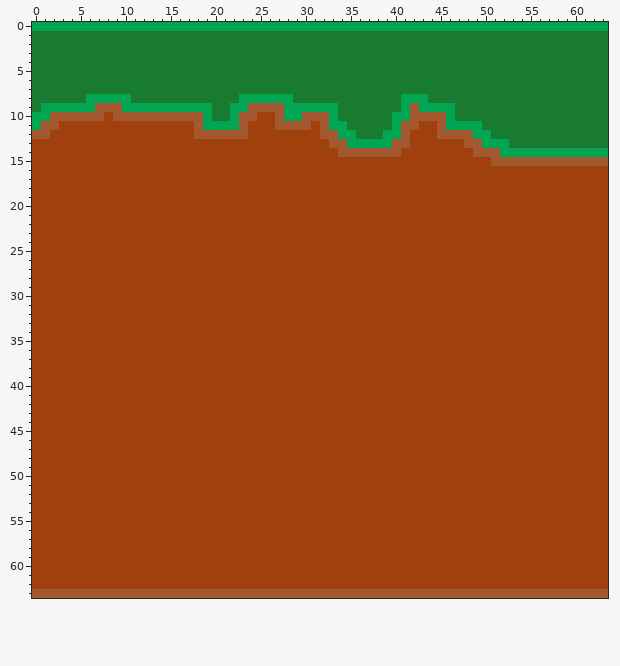
A pixel-art sprite gets an edit: Colab4.0/sprites/spr_wall/be3b7d45-2d30-4e41-870a-26429e8ee270.png. This is how it looked before the edit.
The file is 64x64 pixels.
And afterwards:
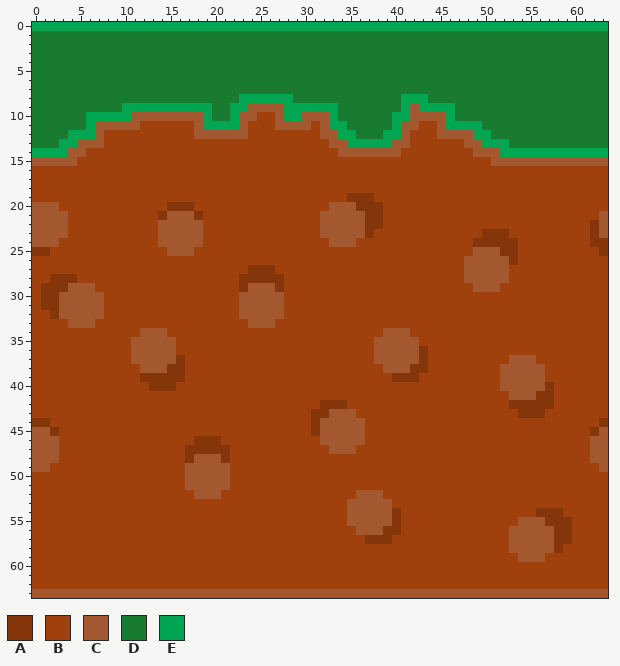
Palette (. is transparent): A #84350a  B #a0410d  C #a35830  D #197b30  E #00a651
Diff:
Colour B becomes colour A in row 19 at x 35 to 37; in row 20 at x 15 to 17 and 36 to 38; in row 21 at x 14, 18 and 37 to 38; in row 22 at x 37 to 38 and 62; in row 23 at x 37, 50 to 52 and 62; in row 24 at x 49 to 53 and 62 to 63.
Colour B becomes colour A in row 25 at x 0 to 1, 52 to 53 and 63; in row 26 at x 53; in row 27 at x 24 to 26; in row 28 at x 2 to 4 and 23 to 27; in row 29 at x 1 to 3, 23 and 27; in rows 30 to 31 at x 1 to 2.
Colour B becomes colour A in row 32 at x 2; in row 36 at x 43; in row 37 at x 16 and 43; in row 38 at x 15 to 16 and 42 to 43; in row 39 at x 12 to 16 and 40 to 42; in row 40 at x 13 to 15 and 57.
Colour B becomes colour A in row 41 at x 56 to 57; in row 42 at x 32 to 34 and 53 to 57; in row 43 at x 31 to 32 and 54 to 56; in row 44 at x 0 to 1, 31 and 63; in row 45 at x 2, 31 and 62; in row 46 at x 18 to 20.
Colour B becomes colour A in row 47 at x 17 to 21; in row 48 at x 17 and 21; in row 54 at x 40 and 56 to 58; in row 55 at x 40 and 57 to 59; in row 56 at x 39 to 40 and 58 to 59; in row 57 at x 37 to 39 and 58 to 59.
Colour B becomes colour A in row 58 at x 58.
Colour B becomes colour C in row 11 at x 7 to 11; in row 12 at x 7; in row 13 at x 5 to 7; in row 14 at x 4 to 5; in row 15 at x 0 to 4; in row 20 at x 0 to 2 and 33 to 35.
Colour B becomes colour C in row 21 at x 0 to 3, 15 to 17, 32 to 36 and 63; in rows 22 to 23 at x 0 to 3, 14 to 18, 32 to 36 and 63; in row 24 at x 0 to 2, 14 to 18 and 33 to 35; in row 25 at x 15 to 17 and 49 to 51; in rows 26 to 28 at x 48 to 52; in row 29 at x 4 to 6, 24 to 26 and 49 to 51.
Colour B becomes colour C in rows 30 to 32 at x 3 to 7 and 23 to 27; in row 33 at x 4 to 6 and 24 to 26; in row 34 at x 12 to 14 and 39 to 41; in rows 35 to 36 at x 11 to 15 and 38 to 42; in row 37 at x 11 to 15, 38 to 42 and 53 to 55; in row 38 at x 12 to 14, 39 to 41 and 52 to 56.
Colour B becomes colour C in rows 39 to 40 at x 52 to 56; in row 41 at x 53 to 55; in row 43 at x 33 to 35; in row 44 at x 32 to 36; in row 45 at x 0 to 1, 32 to 36 and 63; in row 46 at x 0 to 2, 32 to 36 and 62 to 63.
Colour B becomes colour C in row 47 at x 0 to 2, 33 to 35 and 62 to 63; in row 48 at x 0 to 2, 18 to 20 and 62 to 63; in row 49 at x 0 to 1, 17 to 21 and 63; in rows 50 to 51 at x 17 to 21; in row 52 at x 18 to 20 and 36 to 38; in rows 53 to 54 at x 35 to 39.
Colour B becomes colour C in row 55 at x 35 to 39 and 54 to 56; in row 56 at x 36 to 38 and 53 to 57; in rows 57 to 58 at x 53 to 57; in row 59 at x 54 to 56.
Colour B becomes colour D in row 11 at x 3 to 5; in row 12 at x 2 to 3; in row 13 at x 0 to 2.
Colour C becomes colour D in row 9 at x 7 to 9; in row 10 at x 2 to 5; in row 11 at x 1 to 2; in row 12 at x 0 to 1.
Colour E becomes colour D in row 8 at x 6 to 10; in row 9 at x 1 to 6; in row 10 at x 0 to 1; in row 11 at x 0.
Colour B becomes colour E in row 10 at x 8; in row 11 at x 6; in row 12 at x 4 to 6; in row 13 at x 3 to 4; in row 14 at x 0 to 3.
Colour C becomes colour E in row 10 at x 6 to 7 and 9 to 10.
